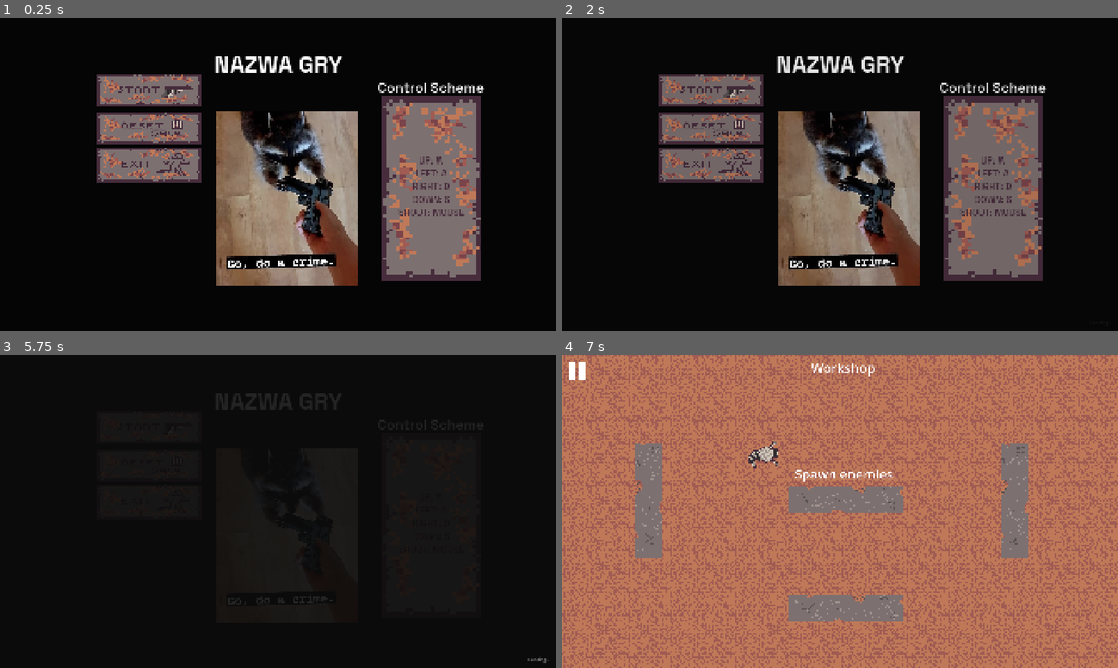
Above: before the commit, frames 1-4 (two rows, left to right).
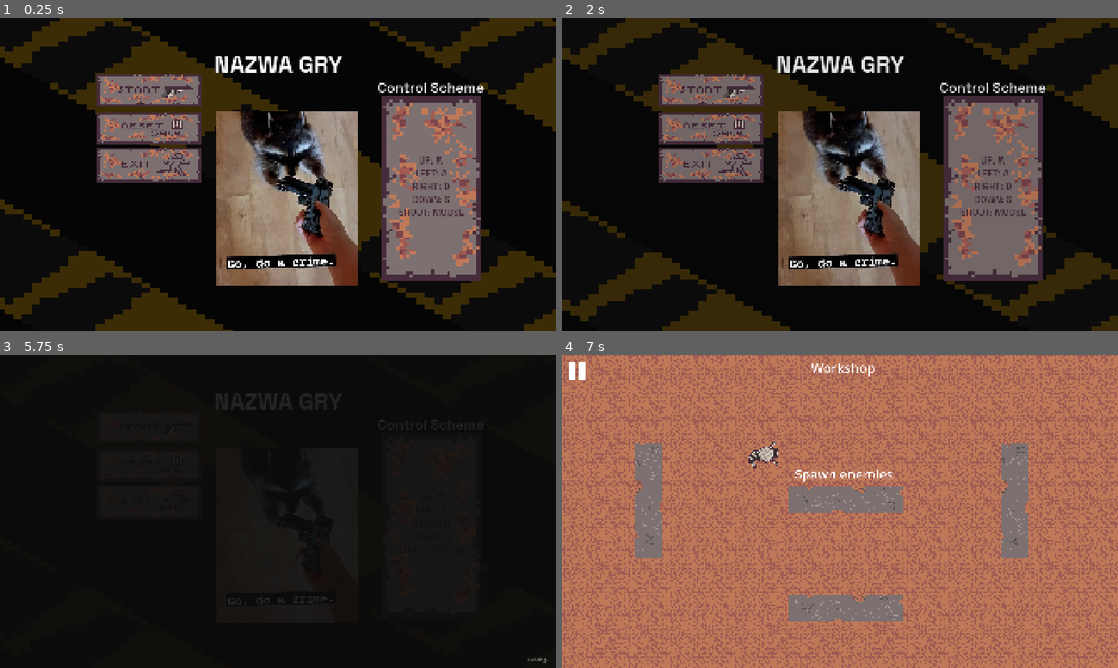
Above: after the commit, the same moments.

Repository: MagmutC3/418GC
Game: Godot game, scene res://Scenes/MainMenu/MainMenu.tscn
The game is run twice, just before and just after one commit, with the same random seed, the same clock (stepped at 60 frames per second) and the same inputs. The engine's default icon, where the game draws it, is replaced by a stand-in: a white triangle on a blue panel in a dark square. Video files are missing from this copy of the repository; at most half a second of black plays in their place. Sound files missing from this copy of the repository are replaced by a short silence.
Inputs (mouse positions are in pixels of both pictures, inside the frame that each line leads up to; where the layout moved, square brackets give the same spot in the first picture):
- Up to frame 1 (0.25 s): no input
- Up to frame 2 (2 s): click (712, 127) at 0.5 s; click (739, 187) [739, 180] at 1.25 s
- Up to frame 3 (5.75 s): click (150, 426) at 2 s; tap Enter (ui_accept) at 2.75, 2.85, 3.02, 3.32, 3.5, 3.77, 3.8, 4.07 s; move the mouse to (400, 495) at 2.77 s; hold Right (ui_right) 2.78-3.53 s; move the mouse to (166, 527) at 3.52 s; hold Down (ui_down) 3.53-4.25 s; click (166, 527) at 3.6 s; click (16, 370) at 4.25 s; click (122, 467) at 5 s
- Up to frame 4 (7 s): click (712, 426) at 5.75 s; move the mouse to (895, 442) at 6.52 s; hold Right (ui_right) from 6.53 s (still down); tap 1 at 6.6 s; tap Enter (ui_accept) at 6.8 s

The runs differ from the first frame. In frame 1, 14% of the frame differs, in the area x 0-100%, y 0-100%; in frame 2, 14%; in frame 3, less than 0.1%; in frame 4, nothing differs.

Commit message:
parallax

Diff:
--- a/Scenes/MainMenu/MainMenu.tscn
+++ b/Scenes/MainMenu/MainMenu.tscn
@@ -1,7 +1,8 @@
-[gd_scene load_steps=14 format=3 uid="uid://dg0io0m1wcmd7"]
+[gd_scene load_steps=15 format=3 uid="uid://dg0io0m1wcmd7"]
 
 [ext_resource type="Theme" uid="uid://dhvsei0a7jp3j" path="res://GlobalTheme.tres" id="1_enjhb"]
 [ext_resource type="Script" uid="uid://lh6xedgmm6cc" path="res://Scenes/MainMenu/main_menu.gd" id="2_wgsk1"]
+[ext_resource type="Texture2D" uid="uid://cst5l3nikk368" path="res://images/interface/aeugh.png" id="3_fv0xt"]
 [ext_resource type="FontFile" uid="uid://d05yajp3iubii" path="res://fonts/SpaceGrotesk-Bold.ttf" id="4_kpx3y"]
 [ext_resource type="Texture2D" uid="uid://cwlk76wvhkr8t" path="res://images/interface/STARTBUTTON.png" id="4_vapy7"]
 [ext_resource type="Texture2D" uid="uid://4eybmh3oaq4y" path="res://images/interface/resetBUTTON.png" id="5_8qovt"]
@@ -128,6 +129,28 @@
 mouse_filter = 1
 color = Color(0, 0, 0, 0.752941)
 
+[node name="TextureRect" type="ParallaxBackground" parent="Shadow"]
+scroll_ignore_camera_zoom = true
+metadata/_edit_use_anchors_ = true
+
+[node name="TextureRect" type="Parallax2D" parent="Shadow/TextureRect"]
+texture_filter = 1
+repeat_size = Vector2(1483.87, 868.095)
+autoscroll = Vector2(50, 20)
+repeat_times = 3
+
+[node name="TextureRect" type="TextureRect" parent="Shadow/TextureRect/TextureRect"]
+anchors_preset = 15
+anchor_right = 1.0
+anchor_bottom = 1.0
+offset_left = -32.0
+offset_top = -32.0
+offset_right = 1993.0
+offset_bottom = 1125.0
+grow_horizontal = 2
+grow_vertical = 2
+texture = ExtResource("3_fv0xt")
+
 [node name="CardControl" type="Control" parent="."]
 layout_mode = 1
 anchors_preset = 15
--- a/Scenes/ResetSave/ResetSave.tscn
+++ b/Scenes/ResetSave/ResetSave.tscn
@@ -1,14 +1,23 @@
-[gd_scene load_steps=6 format=3 uid="uid://dg7p1so24iya4"]
+[gd_scene load_steps=11 format=3 uid="uid://dg7p1so24iya4"]
 
 [ext_resource type="Theme" uid="uid://dhvsei0a7jp3j" path="res://GlobalTheme.tres" id="1_j05i3"]
 [ext_resource type="Script" uid="uid://cheoqdbh6ga8g" path="res://Scenes/ResetSave/reset_save.gd" id="1_r0y5w"]
 [ext_resource type="FontFile" uid="uid://d05yajp3iubii" path="res://fonts/SpaceGrotesk-Bold.ttf" id="2_r0y5w"]
+[ext_resource type="Texture2D" uid="uid://4eybmh3oaq4y" path="res://images/interface/resetBUTTON.png" id="4_qobfu"]
+[ext_resource type="Texture2D" uid="uid://84evs8mnxc5d" path="res://images/interface/nahButton.png" id="5_p0g45"]
+[ext_resource type="Texture2D" uid="uid://cst5l3nikk368" path="res://images/interface/aeugh.png" id="6_hl144"]
 
 [sub_resource type="InputEventAction" id="InputEventAction_dwmcf"]
 action = &"ui_accept"
 
+[sub_resource type="Shortcut" id="Shortcut_p0g45"]
+events = [SubResource("InputEventAction_dwmcf")]
+
+[sub_resource type="InputEventAction" id="InputEventAction_hl144"]
+action = &"ui_accept"
+
 [sub_resource type="Shortcut" id="Shortcut_6mbc3"]
-events = [SubResource("InputEventAction_dwmcf")]
+events = [SubResource("InputEventAction_hl144")]
 
 [node name="ResetSave" type="Control"]
 layout_mode = 3
@@ -18,6 +27,39 @@
 grow_horizontal = 2
 grow_vertical = 2
 script = ExtResource("1_r0y5w")
+
+[node name="Shadow" type="ColorRect" parent="."]
+layout_mode = 1
+anchors_preset = 15
+anchor_right = 1.0
+anchor_bottom = 1.0
+grow_horizontal = 2
+grow_vertical = 2
+mouse_filter = 1
+color = Color(0, 0, 0, 0.7529412)
+
+[node name="TextureRect" type="ParallaxBackground" parent="Shadow"]
+scroll_ignore_camera_zoom = true
+metadata/_edit_use_anchors_ = true
+
+[node name="TextureRect" type="Parallax2D" parent="Shadow/TextureRect"]
+texture_filter = 1
+repeat_size = Vector2(1483.87, 868.095)
+autoscroll = Vector2(50, 20)
+repeat_times = 3
+
+[node name="TextureRect" type="TextureRect" parent="Shadow/TextureRect/TextureRect"]
+anchors_preset = 15
+anchor_right = 1.0
+anchor_bottom = 1.0
+offset_left = -32.0
+offset_top = -32.0
+offset_right = 1993.0
+offset_bottom = 1125.0
+grow_horizontal = 2
+grow_vertical = 2
+texture = ExtResource("6_hl144")
+metadata/_edit_use_anchors_ = true
 
 [node name="CardControl" type="Control" parent="."]
 layout_mode = 1
@@ -29,10 +71,10 @@
 
 [node name="Card" type="TextureRect" parent="CardControl"]
 layout_mode = 0
-offset_left = 131.0
-offset_top = 109.0
-offset_right = 1780.0
-offset_bottom = 973.0
+offset_left = 82.0
+offset_top = 140.0
+offset_right = 1731.0
+offset_bottom = 1004.0
 expand_mode = 1
 stretch_mode = 5
 
@@ -50,43 +92,31 @@
 text = "DO YOU WANT TO RESET THE GAME?"
 horizontal_alignment = 1
 
-[node name="ExtraText" type="Label" parent="CardControl/Card"]
+[node name="ResetButton" type="TextureButton" parent="CardControl/Card"]
+texture_filter = 1
 layout_mode = 0
-offset_left = 1173.0
-offset_top = 100.0
-offset_right = 1541.0
-offset_bottom = 206.0
-theme = ExtResource("1_j05i3")
-theme_override_font_sizes/font_size = 48
-text = "Control Scheme"
-horizontal_alignment = 1
+offset_left = 350.0
+offset_top = 390.0
+offset_right = 729.0
+offset_bottom = 506.0
+mouse_default_cursor_shape = 2
+shortcut = SubResource("Shortcut_p0g45")
+shortcut_in_tooltip = false
+texture_normal = ExtResource("4_qobfu")
+stretch_mode = 0
 
-[node name="ResetButton" type="Button" parent="CardControl/Card"]
+[node name="CancelButton" type="TextureButton" parent="CardControl/Card"]
+texture_filter = 1
 layout_mode = 0
-offset_left = 300.0
-offset_top = 400.0
-offset_right = 666.0
-offset_bottom = 496.0
+offset_left = 918.0
+offset_top = 390.0
+offset_right = 1275.2195
+offset_bottom = 506.0
 mouse_default_cursor_shape = 2
-theme_override_colors/font_color = Color(1, 1, 1, 1)
-theme_override_font_sizes/font_size = 48
 shortcut = SubResource("Shortcut_6mbc3")
 shortcut_in_tooltip = false
-text = "Reset"
-
-[node name="CancelButton" type="Button" parent="CardControl/Card"]
-layout_mode = 0
-offset_left = 897.0
-offset_top = 400.0
-offset_right = 1263.0
-offset_bottom = 496.0
-mouse_default_cursor_shape = 2
-theme_override_colors/font_color = Color(1, 1, 1, 1)
-theme_override_font_sizes/font_size = 48
-shortcut = SubResource("Shortcut_6mbc3")
-shortcut_in_tooltip = false
-text = "Cancel
-"
+texture_normal = ExtResource("5_p0g45")
+stretch_mode = 0
 
 [connection signal="pressed" from="CardControl/Card/ResetButton" to="." method="_on_reset_button_pressed"]
 [connection signal="pressed" from="CardControl/Card/CancelButton" to="." method="_on_cancel_button_pressed"]
Binary file added: images/interface/aeugh.png
Not shown, added: images/interface/aeugh.png.import
Binary file added: images/interface/nahButton.png
Not shown, added: images/interface/nahButton.png.import
